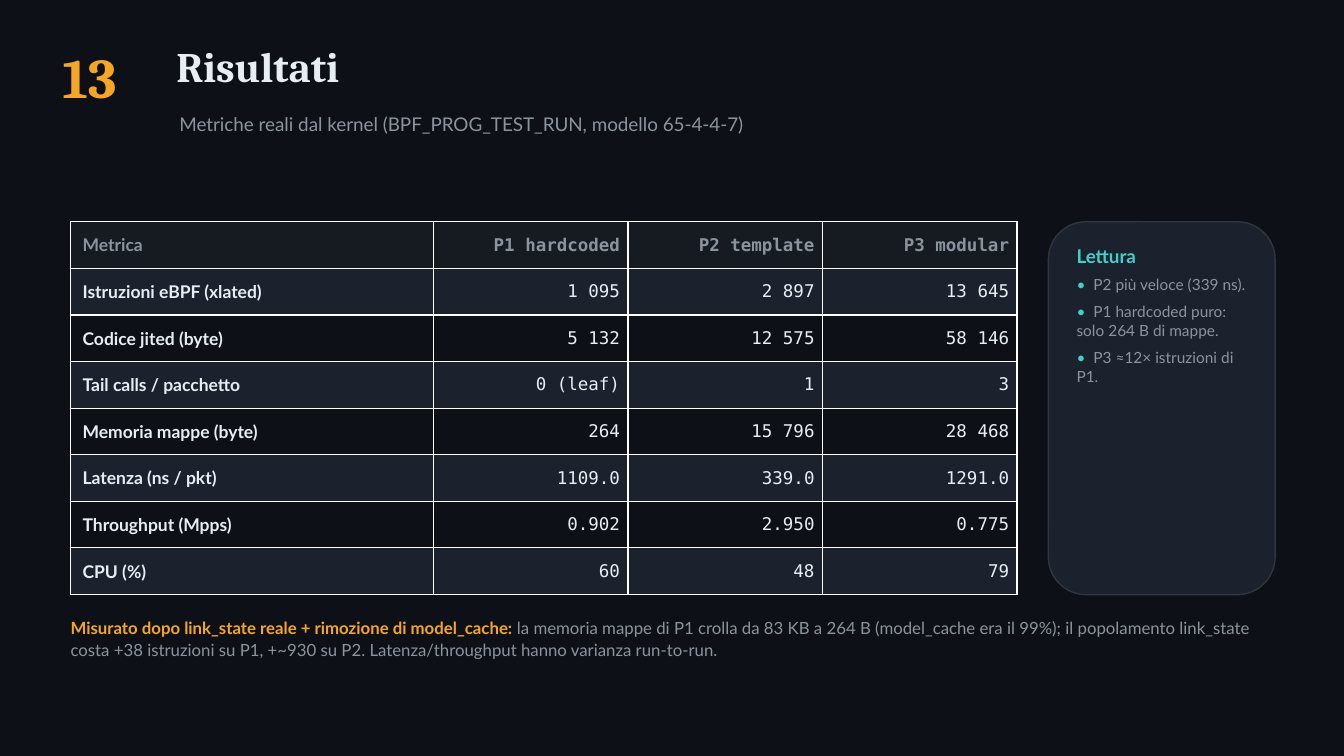
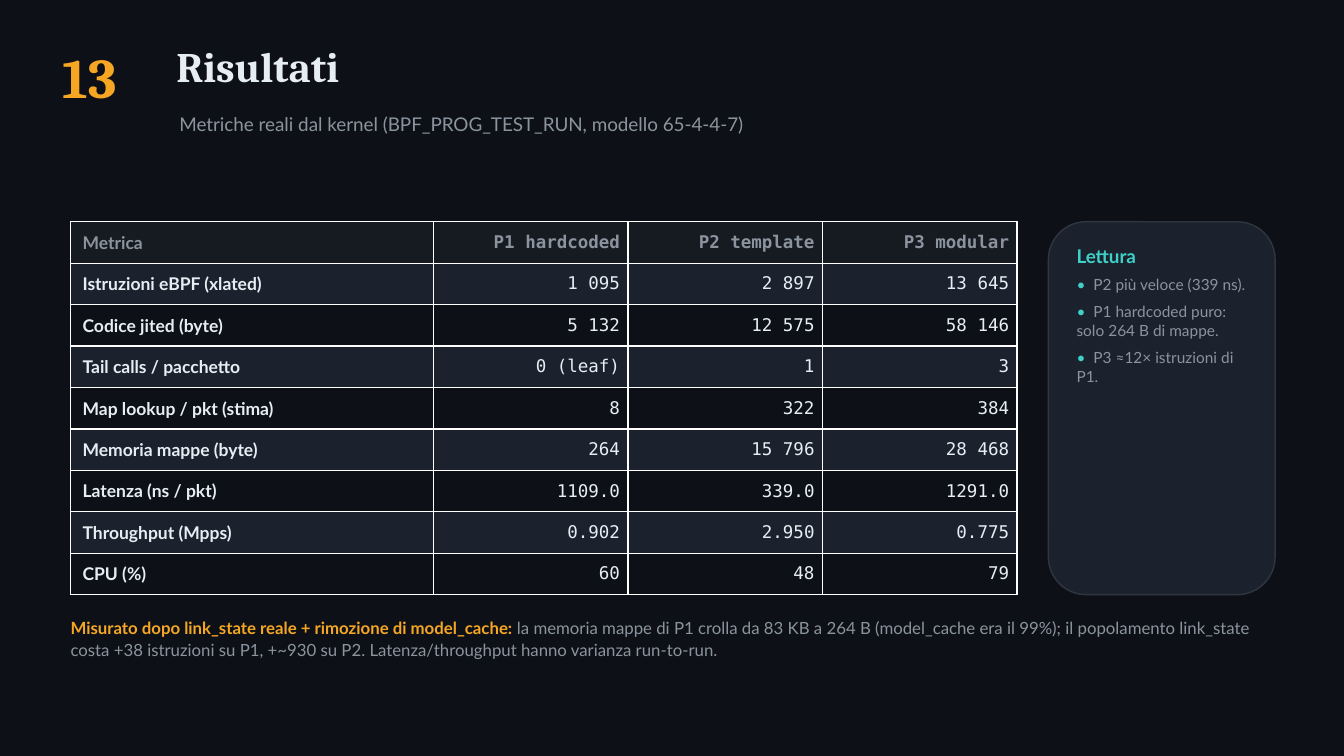
Before and after one commit to ettore-cantile/ipa_lab, a slide deck: slide 14 of docs/IPA_eBPF_pipelines.pptx. Drawn at 1344x756 pixels with LibreOffice and Linux fonts; fonts in the diff are those of the drawing. Boxes give left, top, right and bottom in pixels: in the first picture for what was removed or moved away, otherwise in the second. Text is boxed around its words. In the diff, an @@ line names an element or a change of style, - is before the commit and + after.

Commit message:
Frame the perf-vs-flexibility trade-off; add map-lookup metric; drop dead code
- Add the map-lookup/packet metric (professor's taxonomy) to the results
  tables: P1 8 (0 weight lookups) < P2 322 < P3 384, making the structural
  cost of flexibility explicit alongside tail calls and instructions.
- Fix the userspace design-space estimate for P1 (no model_cache): map memory
  ~264 B and lookups 6 link_state + 2 counters.
- Remove the dead ipa_dispatcher/model_progs branch from setup_hardcoded
  (pure hardcoded is a single leaf program, no tail-call map).

```diff
--- a/docs/IPA_eBPF_pipelines.pptx
+++ b/docs/IPA_eBPF_pipelines.pptx
@@ table at [71, 222, 1017, 595] @@
+row 5: Map lookup / pkt (stima) | 8 | 322 | 384
```
Also in this commit, not shown: 4 other files.
